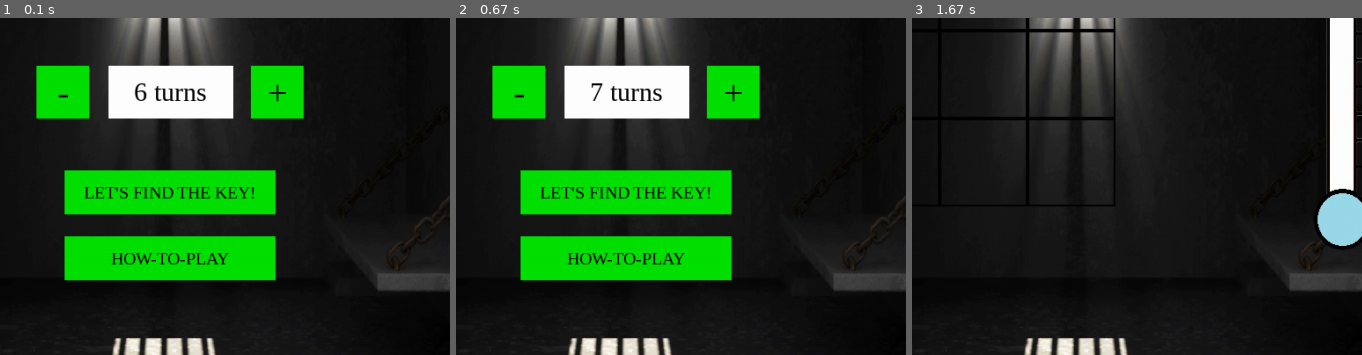
Above: before the commit, frames 1-3 (left to right).
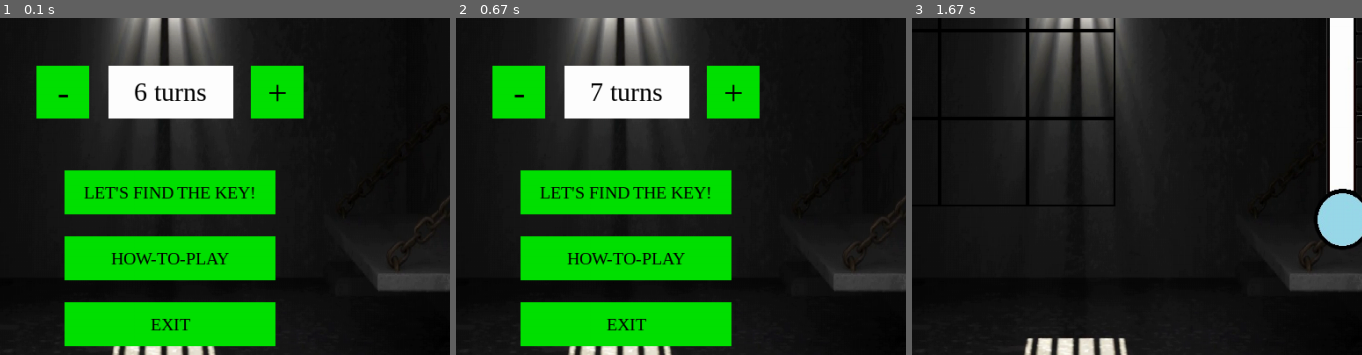
Above: after the commit, the same moments.

Repository: vineetjc/pygame-Search-the-Key
Game: pygame game, started from main.py
The game is run twice, just before and just after one commit, with the same random seed, the same clock (stepped at 60 frames per second) and the same inputs. The source is Python 2; it was converted automatically to run under Python 3.
Inputs (mouse positions are % of the whole screen's width and height, from its top left):
- Up to frame 1 (0.1 s): no input
- Up to frame 2 (0.67 s): press the mouse at (62, 55) at 0.37 s; move the mouse to (48, 37) at 0.47 s; release the mouse at (35, 19) at 0.6 s
- Up to frame 3 (1.67 s): press the mouse at (50, 69) at 0.7 s; move the mouse to (33, 42) at 0.8 s; release the mouse at (17, 15) at 0.93 s
The pictures show only the part of the screen within x 31-81%, y 44-94%; the shares and areas given below are measured in that part.

The runs differ from the first frame. In frame 1, 6.2% of the frame differs, in the area x 14-62%, y 84-98%; in frame 2, 6.2%; in frame 3, nothing differs.

Commit message:
Exit option on Main menu

Diff:
--- a/main.py
+++ b/main.py
@@ -43,6 +43,8 @@
 incTurnsRect = pygame.Rect((604,390,60,60))
 #number of turns
 numTurnsRect = pygame.Rect((442,390,142,60))
+#exit
+exitRect=pygame.Rect((392,659,240,50))
 
 #Function for rendering text
 def text_objects(text, font):
@@ -74,7 +76,8 @@
     done=False #loop variable
 
     howto = False #Instruction Menu
-    start = False #Game Started
+    start = False #Game Start
+    exit = False #Exit
 
     #Initialise fonts
     pygame.font.init()
@@ -102,6 +105,11 @@
                     start = True
                     break
 
+		elif exitRect.collidepoint(event.pos):
+                    exit = True
+		    pygame.quit()
+                    sys.exit()
+
                 elif incTurnsRect.collidepoint(event.pos):
                     if maxturns<8:
                         maxturns=maxturns+1
@@ -134,6 +142,10 @@
             textSurf6, textRect6 = text_objects(str(maxturns) + " turns", numTurnText)
             textRect6.center = ( 512, 420)
 
+	    howtotext = pygame.font.SysFont("liberationserif",20)
+            textSurf7, textRect7 = text_objects("EXIT", howtotext)
+            textRect7.center = ( (width/2), (height/2) + 300)
+
             windowSurface.blit(pygame.transform.scale(KEYPIC,(200,100)),(412,70))
 
             if x>=buttonLeft and x<=buttonRight and y>=height/2+125 and y<=height/2+125+buttonHeight:
@@ -148,6 +160,12 @@
 
             else:
                 pygame.draw.rect(windowSurface, GREEN, howtoRect)
+
+	    if x>=buttonLeft and x<=buttonRight and y>=height/2+275 and y<=height/2+275+buttonHeight:
+                pygame.draw.rect(windowSurface, GOLD, exitRect)
+
+            else:
+                pygame.draw.rect(windowSurface, GREEN, exitRect)
 
             if x>=360 and x<=420 and y>=390 and y<=450:
                 pygame.draw.rect(windowSurface, GOLD, decTurnsRect)
@@ -170,6 +188,7 @@
             windowSurface.blit(textSurf4, textRect4)
             windowSurface.blit(textSurf5, textRect5)
             windowSurface.blit(textSurf6, textRect6)
+	    windowSurface.blit(textSurf7, textRect7)
 
 
         elif howto == True:
